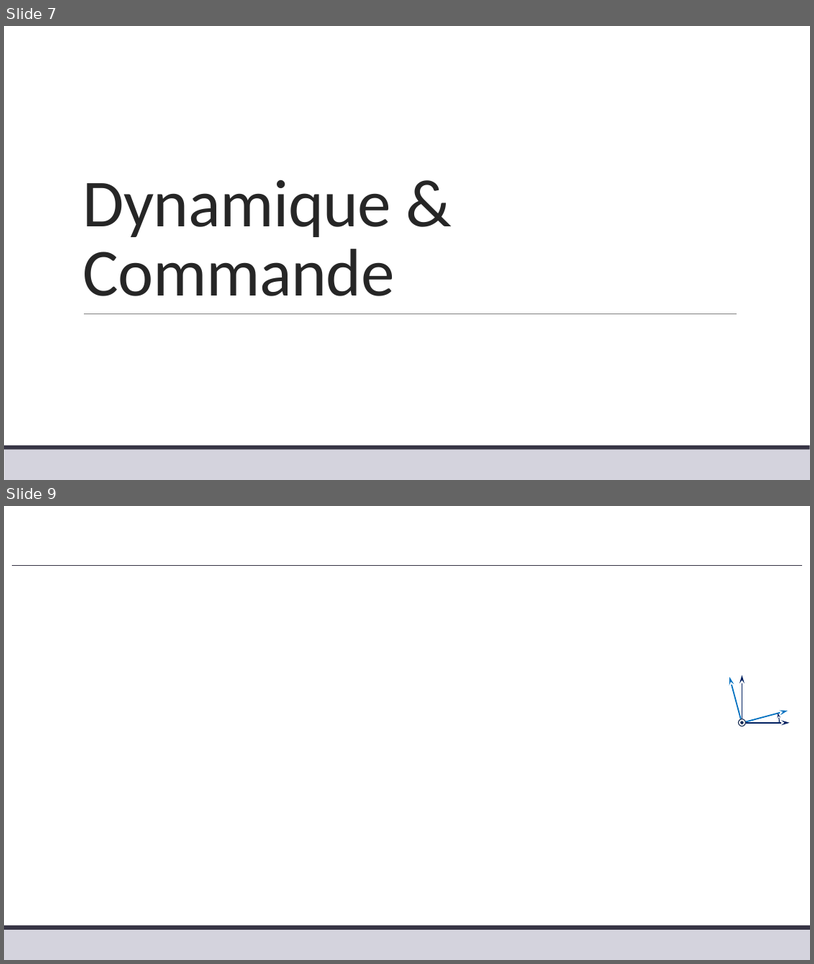
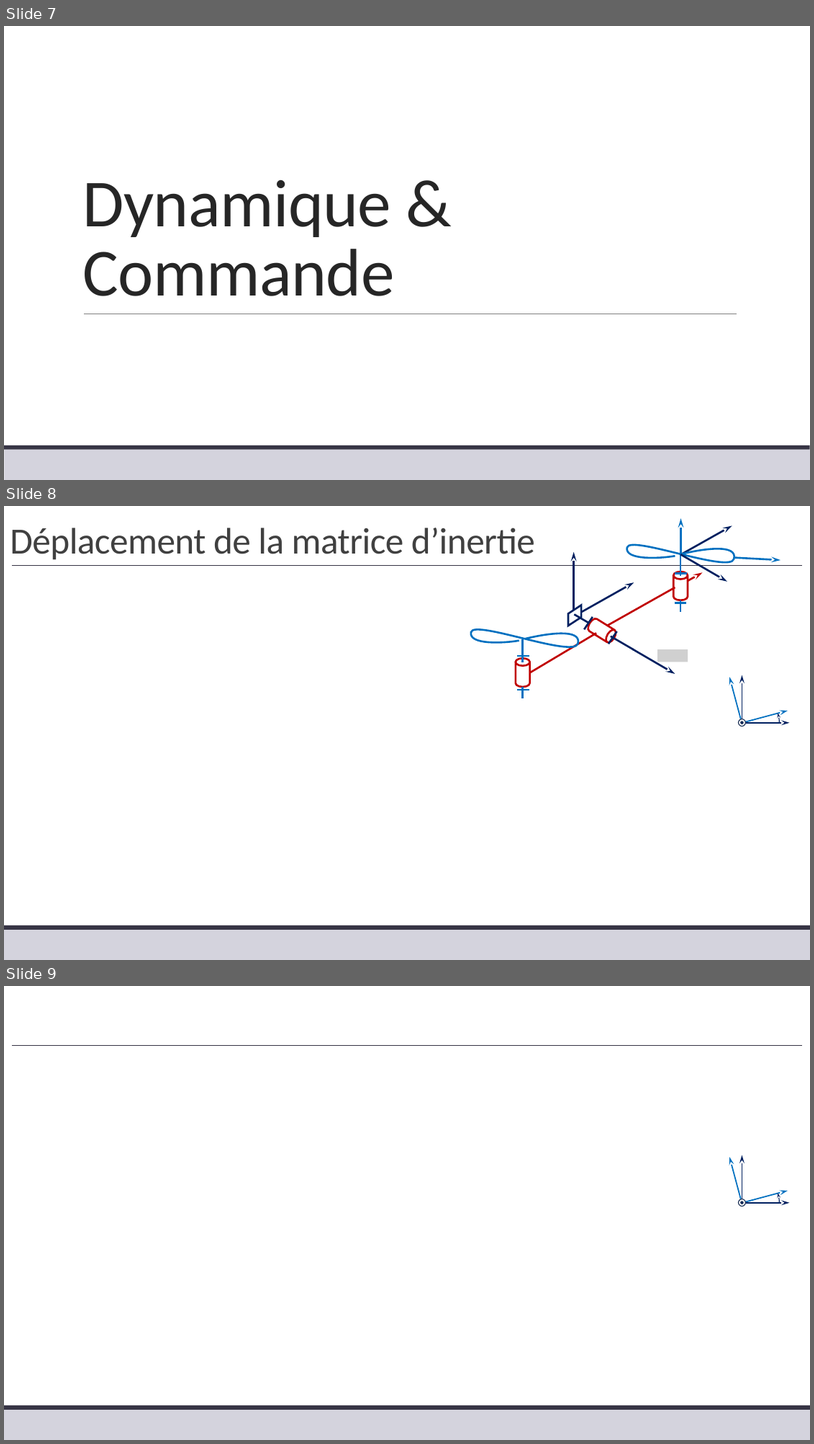
Before and after one commit to xpessoles/TP_Corriges, a slide deck: 08_DroneD2C/08_DroneD2C_Corrige.pptx. Shown one above the other, each under a label of ours: slides 7 and 9 before the commit, slides 7, 8 and 9 after it; the slides between them are not shown. The pictures are 814x964 and 814x1444 pixels, drawn with LibreOffice and Linux fonts; fonts in the diff are those of the drawing; grey boxes stand for pictures; background and template pictures are left out. Boxes give left, top, right and bottom in pixels: in the first picture for what was removed or moved away, otherwise in the second. Text is boxed around its words. In the diff, an @@ line names an element or a change of style, - is before the commit and + after.

```diff
--- a/08_DroneD2C/08_DroneD2C_Corrige.pptx
+++ b/08_DroneD2C/08_DroneD2C_Corrige.pptx
@@ slide 8 added at bbox=[4, 506, 810, 960], background #FFFFFF; not listed: 3 template elements that a slide beside it also shows @@
@@ title added at bbox=[10, 528, 535, 560], 44 pt, text #404040 @@
+Déplacement de la matrice d’inertie
@@ group added at bbox=[471, 518, 782, 698]: 14 lines, 8 arrows, 3 cylinders, 2 freeform shapes, 1 parallelogram, 1 picture @@
@@ group added at bbox=[706, 674, 790, 759]: 4 arrows, 2 ellipses, 1 arc (boxed as its full ellipse) @@
```
Also in this commit, not shown: 2 other slides added, 1 slide removed.
